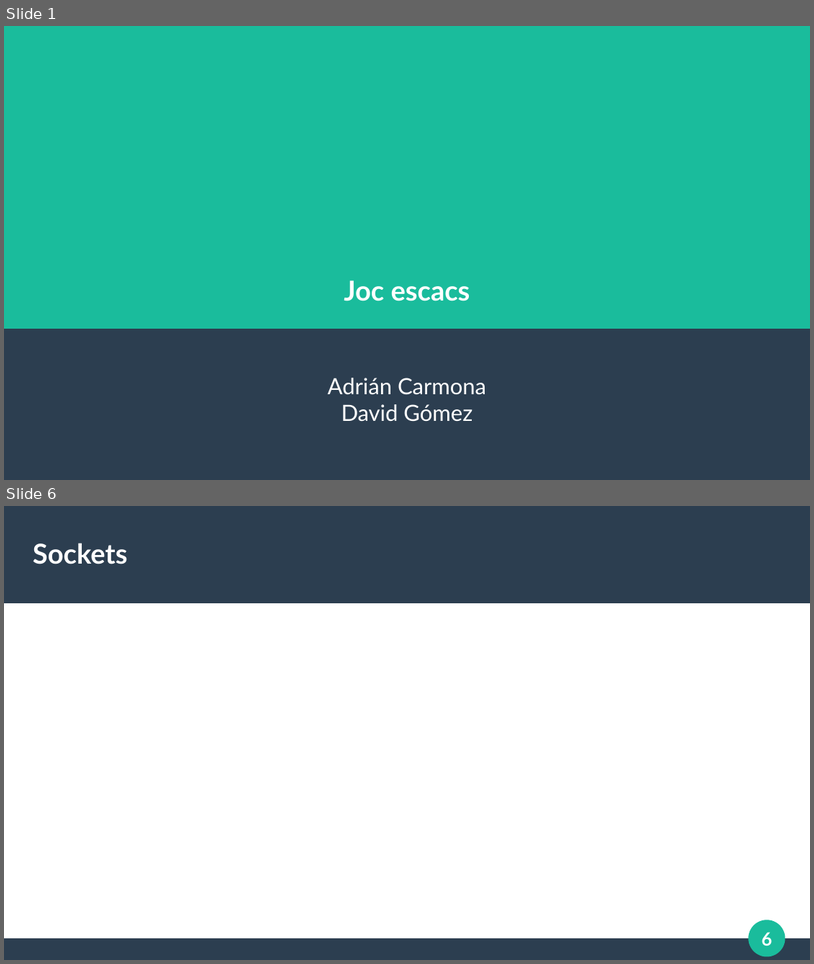
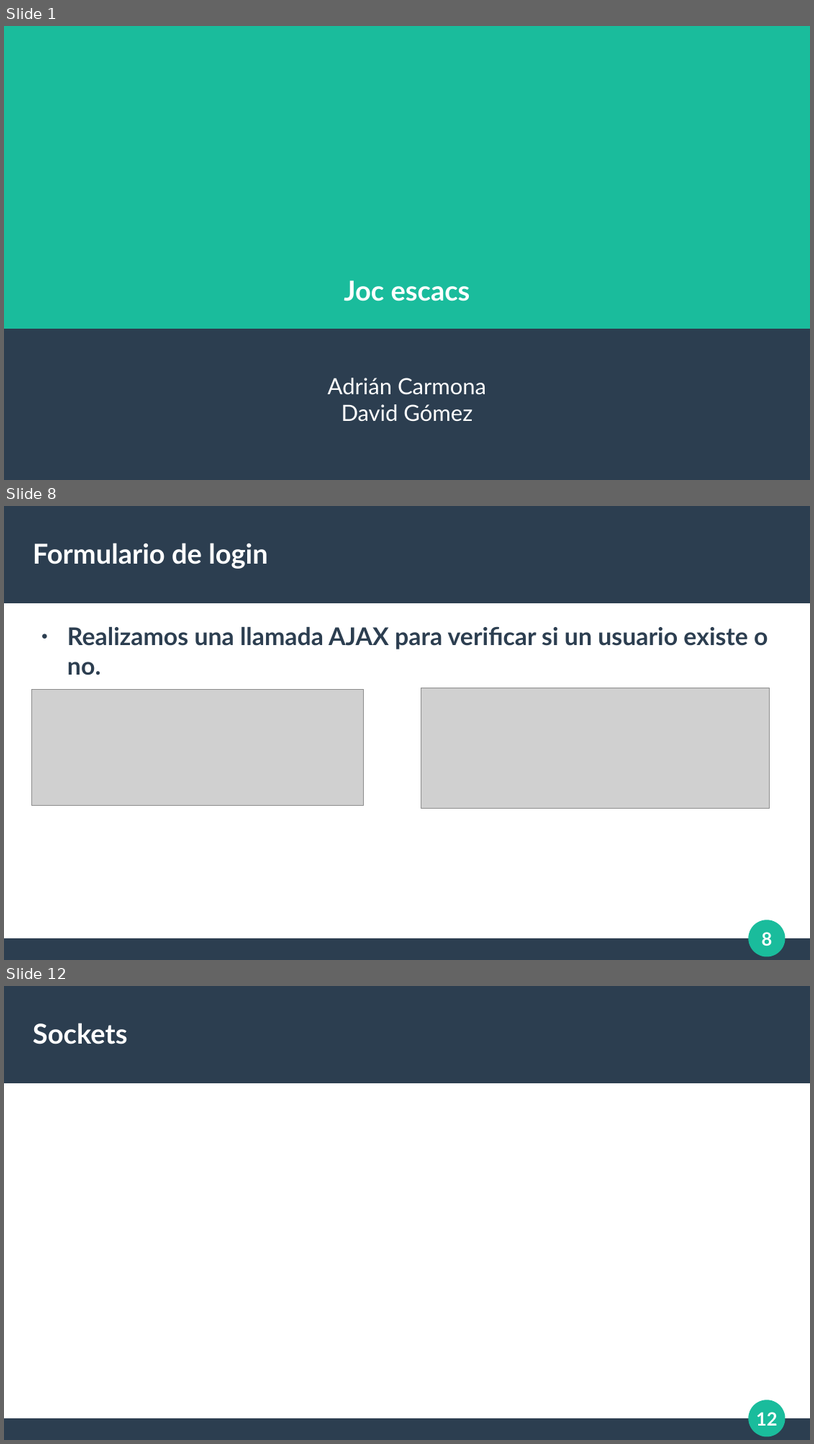
Before and after one commit to El69Man/Chess-Online, a slide deck: Documentación/Exposición.odp. Shown one above the other, each under a label of ours: slides 1 and 6 before the commit, slides 1, 8 and 12 after it; the slides between them are not shown. The pictures are 814x964 and 814x1444 pixels, drawn with LibreOffice and Linux fonts; fonts in the diff are those of the drawing; grey boxes stand for pictures. Boxes give left, top, right and bottom in pixels: in the first picture for what was removed or moved away, otherwise in the second. Text is boxed around its words. In the diff, an @@ line names an element or a change of style, - is before the commit and + after.

```diff
--- a/Documentación/Exposición.odp
+++ b/Documentación/Exposición.odp
@@ slide 8 added at [4, 506, 810, 960], background #FFFFFF; not listed: 4 template elements that a slide beside it also shows @@
@@ title added at [33, 543, 268, 569], 27 pt, text #FFFFFF, bold @@
+Formulario de login
@@ text added at [67, 626, 768, 675], 24 pt, text #2C3E50, bold @@
+● Realizamos una llamada AJAX para verificar si un usuario existe o no.
@@ picture added at [32, 689, 364, 805] @@
@@ picture added at [422, 688, 770, 808] @@
@@ what was slide 6 is now slide 12 @@
@@ page number at [756, 1412, 777, 1425]: text changed @@
-6
+12
```
Also in this commit, not shown: 3 slides changed, 8 other slides added, 3 slides removed, 5 other files.
